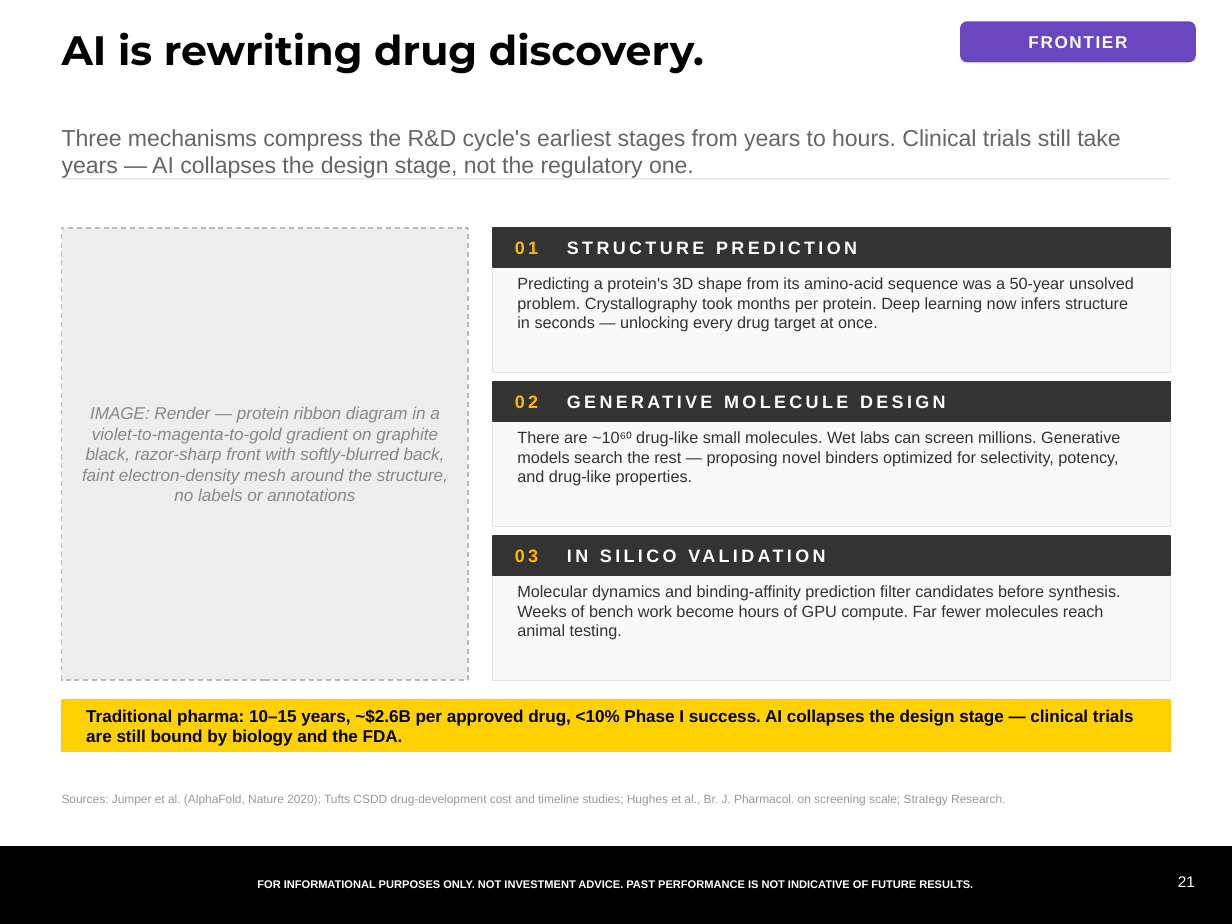
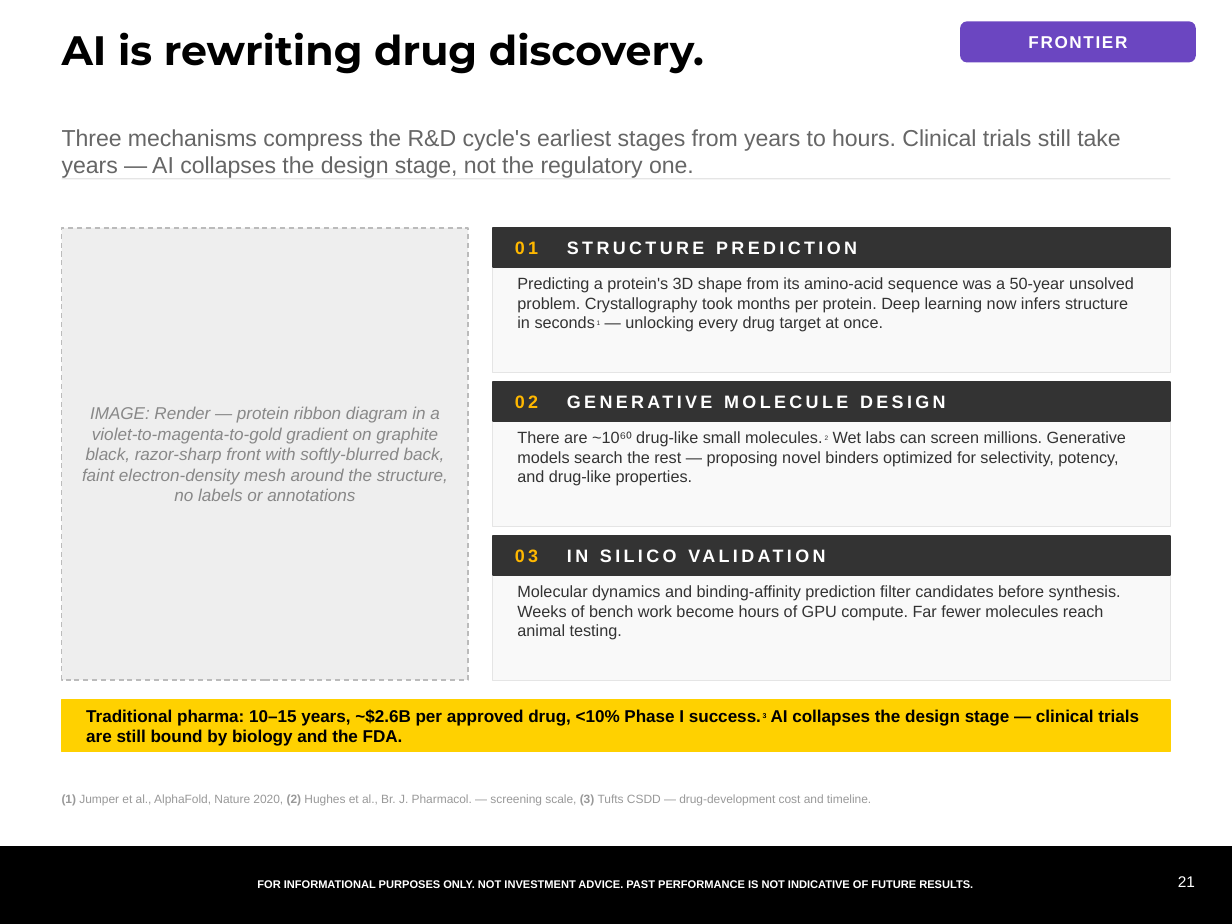
Before and after one commit to samuelcmcclellan-cell/ai-markets-deck, a slide deck: slide 21 of ai-markets-deck.pptx. Drawn at 1232x924 pixels with LibreOffice and Linux fonts; fonts in the diff are those of the drawing. Boxes give left, top, right and bottom in pixels: in the first picture for what was removed or moved away, otherwise in the second. Text is boxed around its words. In the diff, an @@ line names an element or a change of style, - is before the commit and + after.

```diff
--- a/ai-markets-deck.pptx
+++ b/ai-markets-deck.pptx
@@ text at [517, 277, 1134, 332]: text changed @@
-Predicting a protein's 3D shape from its amino-acid sequence was a 50-year unsolved problem. Crystallography took months per protein. Deep learning now infers structure in seconds — unlocking every drug target at once.
+Predicting a protein's 3D shape from its amino-acid sequence was a 50-year unsolved problem. Crystallography took months per protein. Deep learning now infers structure in seconds 1 — unlocking every drug target at once.
@@ text at [517, 431, 1126, 486]: text changed @@
-There are ~10⁶⁰ drug-like small molecules. Wet labs can screen millions. Generative models search the rest — proposing novel binders optimized for selectivity, potency, and drug-like properties.
+There are ~10⁶⁰ drug-like small molecules. 2 Wet labs can screen millions. Generative models search the rest — proposing novel binders optimized for selectivity, potency, and drug-like properties.
@@ text at [86, 709, 1139, 746]: text changed @@
-Traditional pharma: 10–15 years, ~$2.6B per approved drug, <10% Phase I success. AI collapses the design stage — clinical trials are still bound by biology and the FDA.
+Traditional pharma: 10–15 years, ~$2.6B per approved drug, <10% Phase I success. 3 AI collapses the design stage — clinical trials are still bound by biology and the FDA.
@@ text at [62, 794, 871, 806]: text changed @@
-Sources: Jumper et al. (AlphaFold, Nature 2020); Tufts CSDD drug-development cost and timeline studies; Hughes et al., Br. J. Pharmacol. on screening scale; Strategy Research.
+(1) Jumper et al., AlphaFold, Nature 2020, (2) Hughes et al., Br. J. Pharmacol. — screening scale, (3) Tufts CSDD — drug-development cost and timeline.
```
Also in this commit, not shown: 5 other slides changed, 7 other files.
